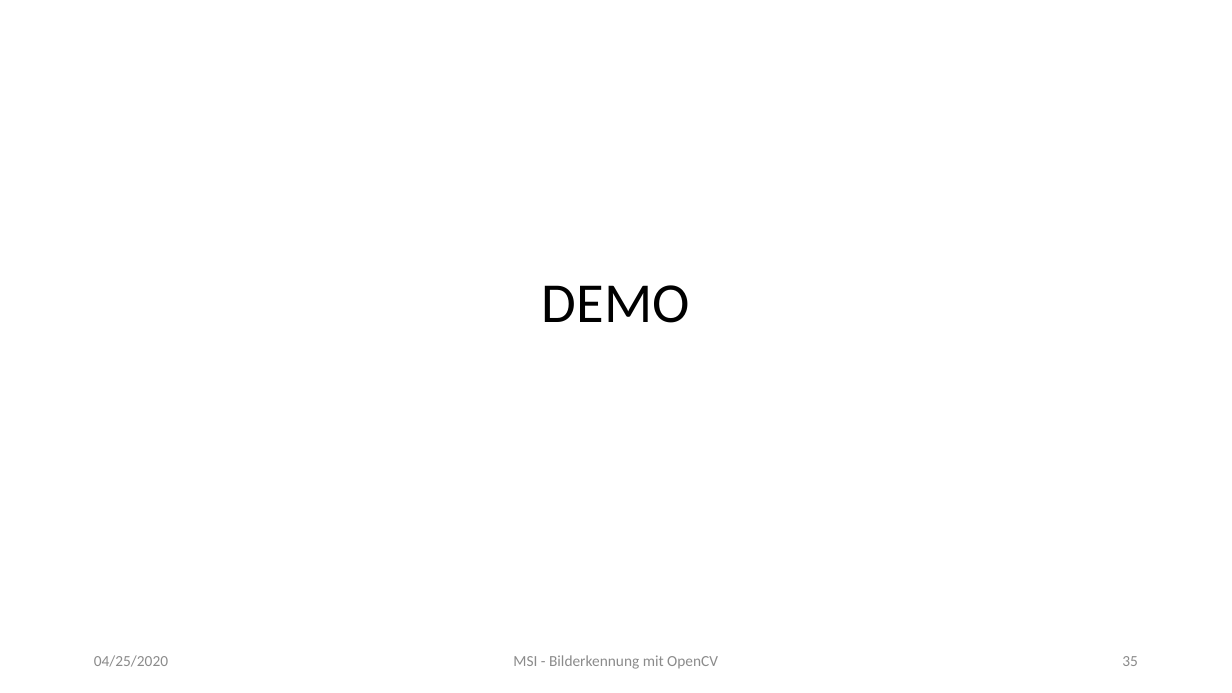
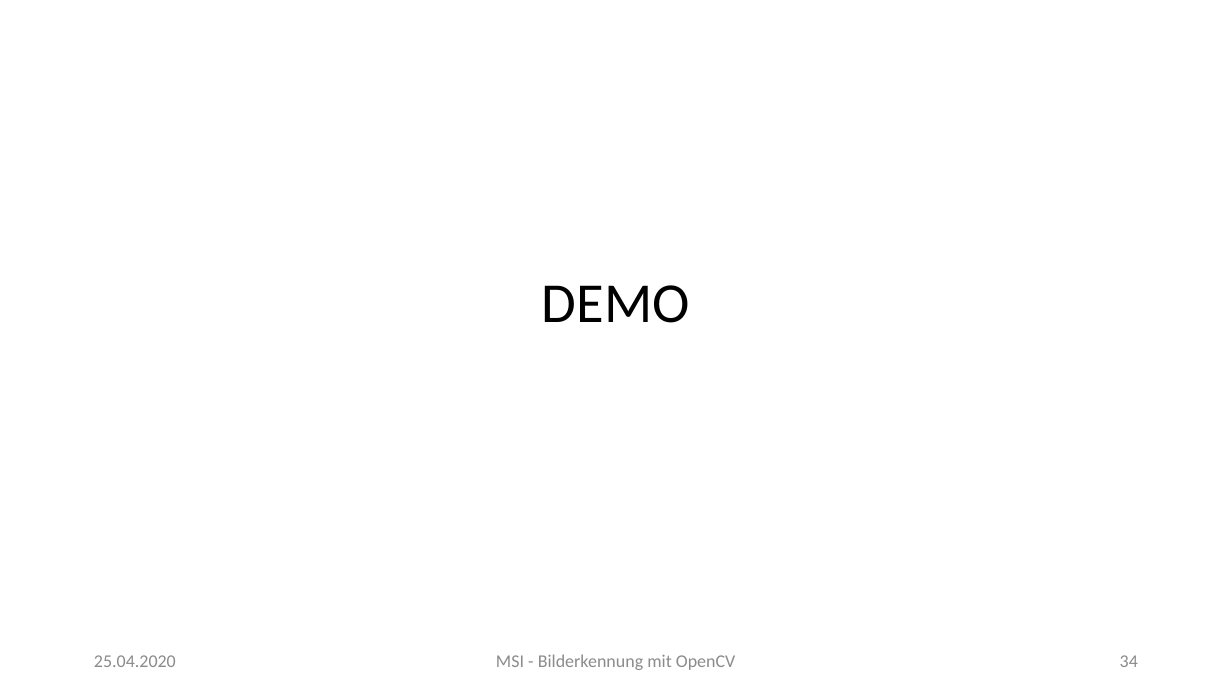
Before and after one commit to MarkusClln/MSI, a slide deck: slide 34 of Bilderkennung mit OpenCV.pptx (slide 35 before the commit). Drawn at 1232x693 pixels with LibreOffice and Linux fonts; fonts in the diff are those of the drawing. Boxes give left, top, right and bottom in pixels: in the first picture for what was removed or moved away, otherwise in the second. Text is boxed around its words. In the diff, an @@ line names an element or a change of style, - is before the commit and + after.

```diff
--- a/Bilderkennung mit OpenCV.pptx
+++ b/Bilderkennung mit OpenCV.pptx
@@ text at <box>94,655,176,667</box>: text changed; size 12 to 14 pt @@
-04/25/2020
+25.04.2020
@@ text "MSI - Bilderkennung mit OpenCV" at <box>496,654,736,670</box>: size 12 to 14 pt @@
@@ page number at <box>1120,655,1138,667</box>: text changed; size 12 to 14 pt @@
-35
+34
```
Also in this commit, not shown: 46 other slides changed, 4 slides added, 3 other files.
